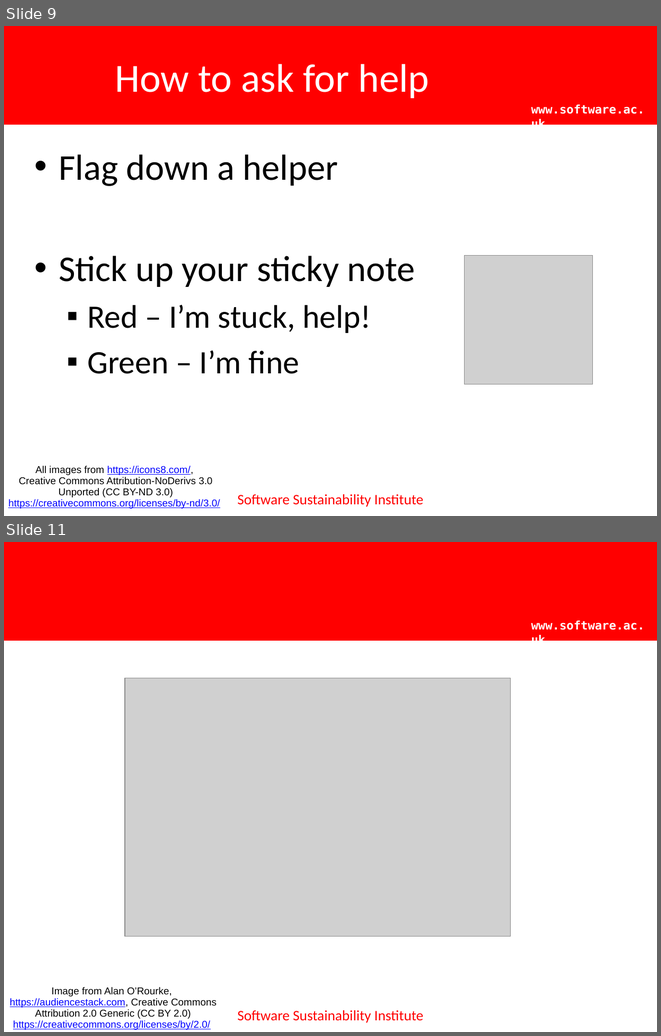
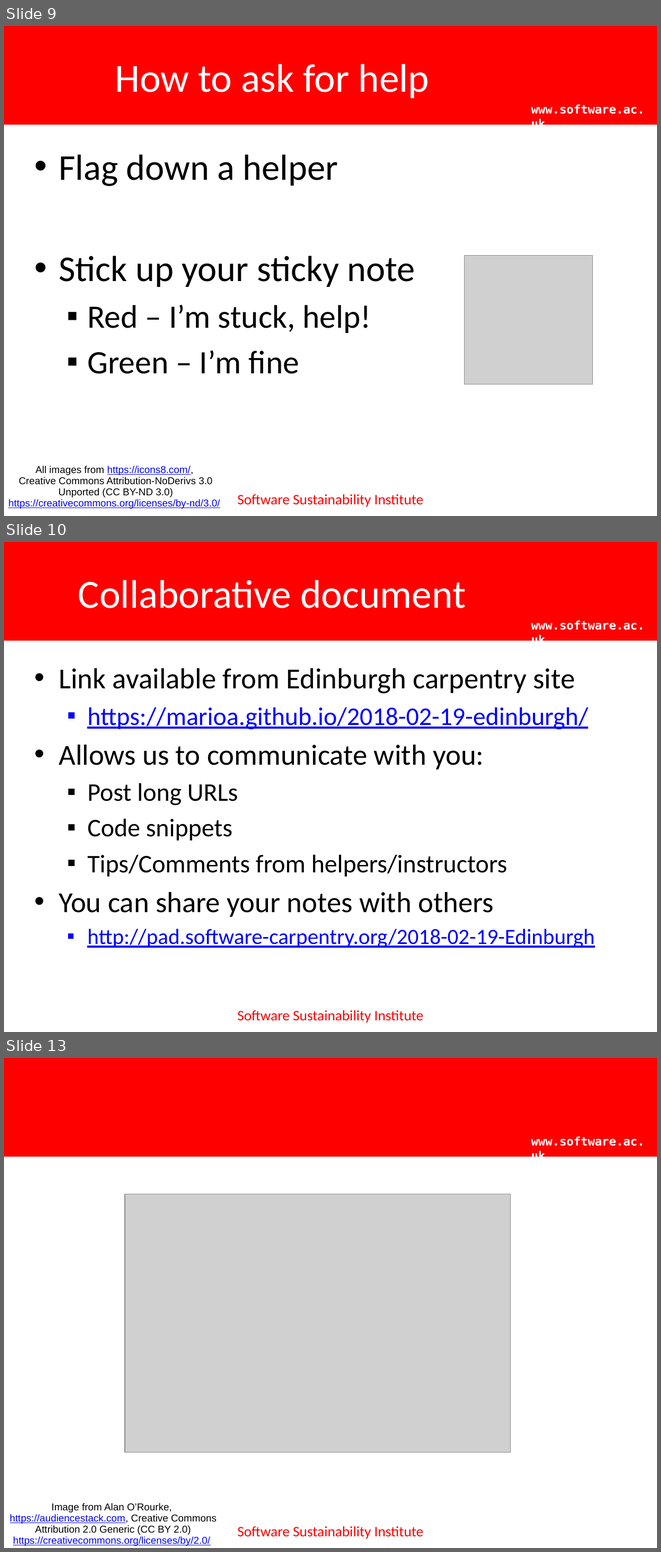
Before and after one commit to edcarp/2018-02-19-edinburgh, a slide deck: IntroductionConclusion.pptx. Shown one above the other, each under a label of ours: slides 9 and 11 before the commit, slides 9, 10 and 13 after it; the slides between them are not shown. The pictures are 661x1036 and 661x1552 pixels, drawn with LibreOffice and Linux fonts; fonts in the diff are those of the drawing; grey boxes stand for pictures; background and template pictures are left out. Boxes give left, top, right and bottom in pixels: in the first picture for what was removed or moved away, otherwise in the second. Text is boxed around its words. In the diff, an @@ line names an element or a change of style, - is before the commit and + after.

```diff
--- a/IntroductionConclusion.pptx
+++ b/IntroductionConclusion.pptx
@@ slide 10 added at (x1=4, y1=542, x2=657, y2=1032), background #FFFFFF; not listed: 3 template elements that a slide beside it also shows @@
@@ title added at (x1=78, y1=580, x2=466, y2=608), 44 pt, text #FFFFFF @@
+Collaborative document
@@ text added at (x1=59, y1=668, x2=594, y2=947), 28 pt, text #000000 @@
+• Link available from Edinburgh carpentry site
+  ▪ https://marioa.github.io/2018-02-19-edinburgh/
+• Allows us to communicate with you:
+  ▪ Post long URLs
+  ▪ Code snippets
+  ▪ Tips/Comments from helpers/instructors
+• You can share your notes with others
+  ▪ http://pad.software-carpentry.org/2018-02-19-Edinburgh
@@ what was slide 11 is now slide 13 @@
```
Also in this commit, not shown: 1 slide changed, 1 other slide added.
